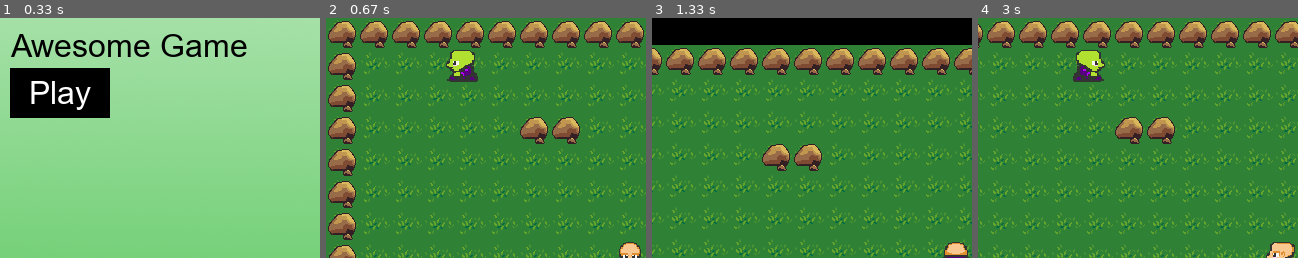
Above: before the commit, frames 1-4 (left to right).
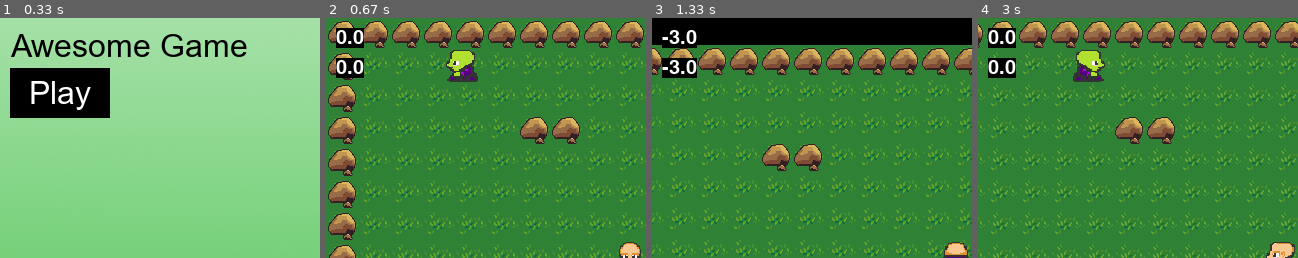
Above: after the commit, the same moments.

Repository: jonrox48/PyGame_Test_RPG
Game: pygame game, started from main.py
The game is run twice, just before and just after one commit, with the same random seed, the same clock (stepped at 60 frames per second) and the same inputs.
Inputs (mouse positions are % of the whole screen's width and height, from its top left):
- Up to frame 1 (0.33 s): no input
- Up to frame 2 (0.67 s): click (9, 16) at 0.38 s
- Up to frame 3 (1.33 s): hold Right 0.67-1.13 s; move the mouse to (46, 54) at 0.7 s; hold Up from 1.17 s (still down)
- Up to frame 4 (3 s): release Up at 1.47 s; hold Right 1.5-1.97 s; hold Left 2-2.53 s; hold Down 2.57-2.87 s; hold Left from 2.9 s (still down)
The pictures show only the part of the screen within x 0-50%, y 0-50%; the shares and areas given below are measured in that part.

Frame 1 is identical in both runs. In frame 2, 1.5% of the frame differs, in the area x 3-12%, y 4-25%; in frame 3, 1.3%; in frame 4, 1.5%.

Commit message:
can't figure out diagonal movement

Diff:
--- a/characters.py
+++ b/characters.py
@@ -230,13 +230,18 @@
             self.facing = self.keylist[-1]
 
     def move(self, speed):
-        # if self.direction.magnitude() != 0:
-        #     self.direction = self.direction.normalize()
+        if self.direction.magnitude() != 0:
+            self.direction = self.direction.normalize()
+
         #     debug(self.direction.x)
         #     debug(self.direction.y)
 
+
+
         x_movement = self.direction.x * speed
         y_movement = self.direction.y * speed
+
+        # self.rect.center += self.direction * speed
 
         self.rect.x += x_movement
         if self.collide_blocks('x'):
@@ -250,6 +255,8 @@
         #######################################################################
         ####################### CAMERA FOLLOWING PLAYER #######################
         #######################################################################
+        debug(self.direction.y * speed)
+        debug(y_movement, 40, 10)
         for sprite in self.level.all_sprites:
             sprite.rect.x -= x_movement
             sprite.rect.y -= y_movement
